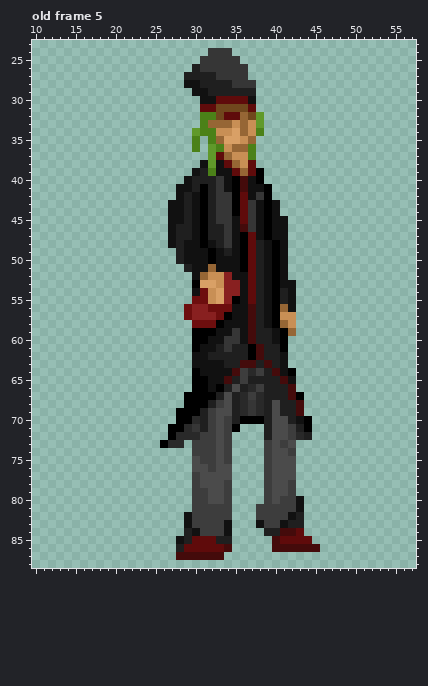
Edited in one commit: pixel-art file (Assets/Sprites/Characters/bipoleVIcharacters.aseprite). Above is the file before it was changed.
70x90 pixels, 6 frames. Colours within 5 levels of each other are drawn and written as one. Shown: old frame 5: x 10..57, y 23..88. The commit also changed other frames, which this record leaves out.
After the commit:
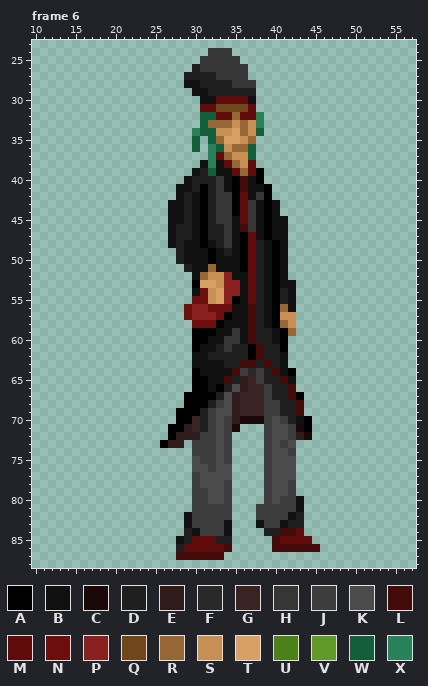
Palette (. is transparent): A #000000  B #111111  C #1b0909  D #1f1f1f  E #301b1b  F #292929  G #3a2323  H #363636  J #3d3d3d  K #4b4b4b  L #440b0b  M #5f0b0b  N #6d0e0e  P #882020  Q #70471d  R #966635  S #c88f55  T #d9a066  U #4b8118  V #60992a  W #135f3c  X #288158
A new or re-ordered frame is compared with the old frame closest to it.
Edits made:
frames 6 -> 7
--- frame 6 is new; against old frame 5, layer "Main"
@@ x 28..40 @@
 31 ...MMQQQQM...
-32 ...UUQMMRQV..
-33 ...URRRSRSV..
-34 ..VUUSSTRSU..
-35 ..U.URTTSR...
-36 ..U.VUSRRU...
-37 ....VMRSSU...
-38 ...BVBMRSM...
-39 ..BDUBBMRMA..
+32 ...WWMMRMMX..
+33 ...WRRRSRSX..
+34 ..XWWSSTRSW..
+35 ..W.WRTTSR...
+36 ..W.XWSRRW...
+37 ....XMRSSW...
+38 ...BXBMRSM...
+39 ..BDWBBMRMA..
 40 .BDDDHBALBA..
@@ x 25..46 @@
 64 .....ABBBBLJFJDLBA....
-65 .....AABBLDJDDDDLB....
-66 .....AABADKDFJDDDL....
-67 ....AAAADKDFJFDDDLA...
-68 ....AAADJKDFHFDKDDL...
-69 ...AAADJKKDFHFDKDDL...
-70 ...AAFDJKJDAAADKKDBA..
-71 ..AAFHDJKJA...DKKJDA..
-72 ..AFFFJJKJ....DKKJFD..
-73 .AFF.JJJKJ....JKJK....
+65 .....AABBLDEGJDDLB....
+66 .....AABADKEGGJDDL....
+67 ....AAAADKEGGGJDDLA...
+68 ....AAADJKEGGGJJDDL...
+69 ...AAADJKKEGGGJJDDL...
+70 ...AAGDJKJECCCJKJDBA..
+71 ..AAEGDJKJC...JKKJCA..
+72 ..AEEEJJKJ....JKKJEC..
+73 .AEE.JJJKJ....JKJK....
 74 .....JJJKJ....JKKJ....
Changed places in both pictures, as pixel boxes (x1, y1, x2, y2):
changed: (192, 112, 264, 176)
changed: (232, 376, 312, 440)
changed: (168, 416, 200, 448)
